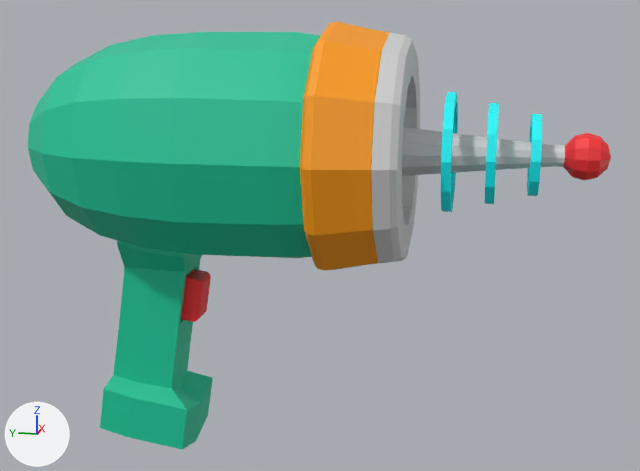
Renders of the FBX model Assets/Models/portal_gun/portal_gun.fbx from each side of a commit.
Camera for both pictures: a 50 mm lens placed at (-1.534, -0.294, 0.268), pointed at (0.01, 0.015, -0.118). Arrows for +X, +Y and +Z are at lower left; the lights stay in place. Where no turn or scale is listed for an object, it has been applied to the vertices. Vertices at the same position are counted once.
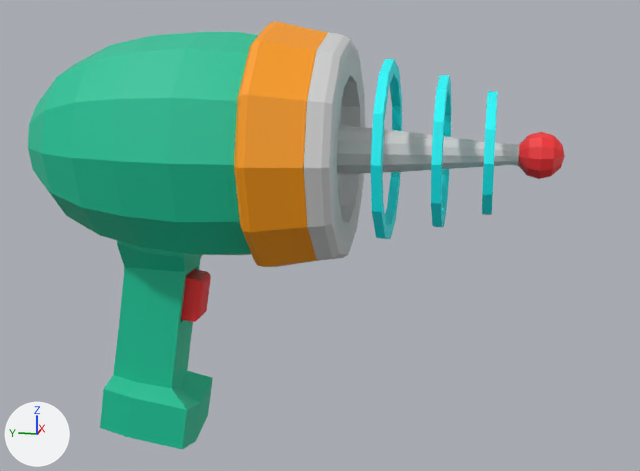
Commit message: portal gun updates

Location of each change, [x1, y1, x2, y2] in pixels of the pictures (640 x 471 px; the box of a moved part takes in the faces that stretch with it):
'Sphere', reshaped (8% narrower): before [28, 22, 611, 449]; after [28, 21, 565, 449]
part 1 of me_sphere, moved or reshaped: before [441, 92, 458, 212]; after [371, 59, 402, 239]
part 2 of me_sphere, moved or reshaped: before [485, 103, 499, 204]; after [431, 75, 452, 227]
part 3 of me_sphere, moved or reshaped: before [527, 114, 542, 196]; after [482, 91, 497, 215]
part 4 of me_sphere, moved or reshaped: before [402, 127, 611, 180]; after [337, 125, 565, 179]
part 5 of me_sphere, moved or reshaped: before [168, 22, 420, 270]; after [168, 21, 365, 267]

The change, as a list of edits to the scene's bpy script:
```text
Change me_sphere:
    where me_sphere.from_pydata(...)  # 754 vertices, 764 faces; spans x -0.22..0.22, y -0.481..0.553, z -0.547..0.262
    used by ob_sphere; location = (0.0, 0.0, 0.0)
    me_sphere part 1: the loose piece of 48 vertices spanning x -0.103..0.103, y -0.223..-0.207, z -0.062..0.145 is scaled about its middle by (1.52, 1, 1.52), then moved by (0.0, 0.107, 0.0)
    me_sphere part 2: the loose piece of 48 vertices spanning x -0.086..0.086, y -0.294..-0.278, z -0.045..0.128 is scaled about its middle by (1.52, 1, 1.52), then moved by (0.0, 0.084, 0.0)
    me_sphere part 3: the loose piece of 48 vertices spanning x -0.069..0.069, y -0.365..-0.349, z -0.028..0.111 is scaled about its middle by (1.52, 1, 1.52), then moved by (0.0, 0.074, 0.0)
    me_sphere part 4: all 145 vertices in x -0.04..0.04, y -0.481..-0.207, z 0.002..0.082 are moved by (0.0, 0.074, 0.0)
    me_sphere part 5: all 300 vertices in x -0.22..0.22, y -0.148..0.055, z -0.178..0.262 are moved by (0.0, 0.106, 0.0)
```
